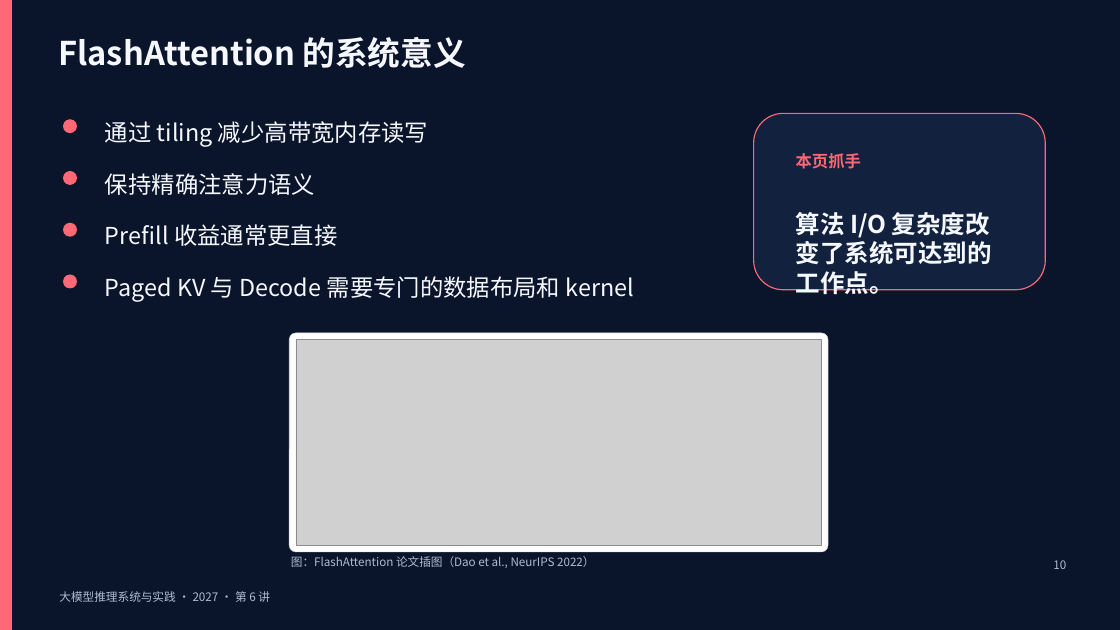
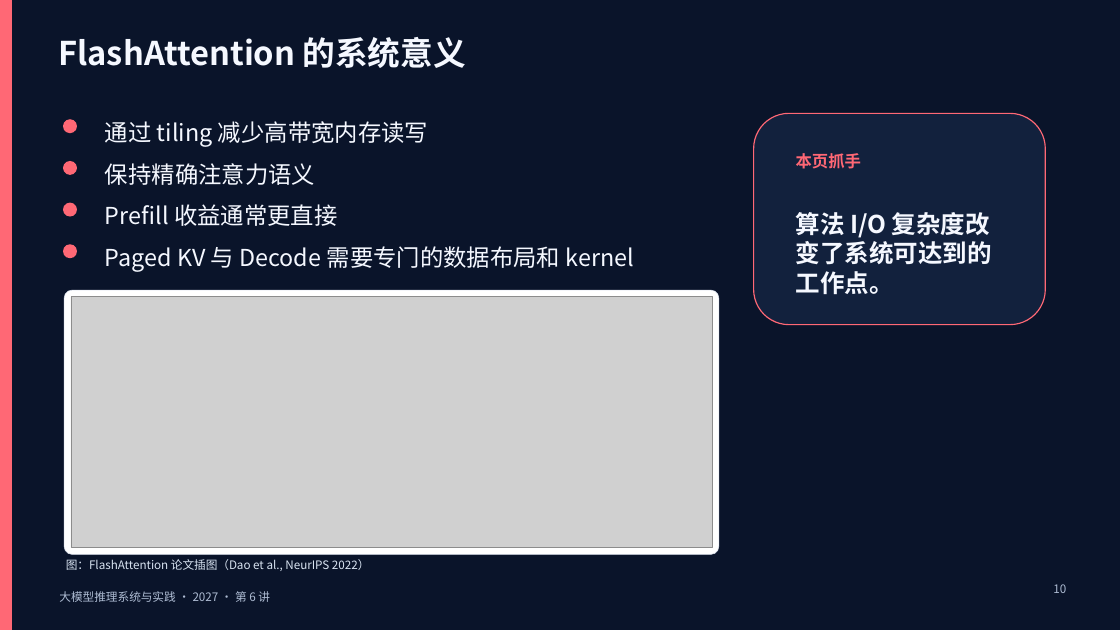
Before and after one commit to vLLM-HUST/intro-to-llm-inference-engines, a slide deck: slide 10 of build/slides/2027/lectures-8-pptx/第06讲_执行优化与异构平台适配.pptx. Drawn at 1120x630 pixels with LibreOffice and Linux fonts; fonts in the diff are those of the drawing; grey boxes stand for pictures. Boxes give left, top, right and bottom in pixels: in the first picture for what was removed or moved away, otherwise in the second. Text is boxed around its words. In the diff, an @@ line names an element or a change of style, - is before the commit and + after.

```diff
--- a/build/slides/2027/lectures-8-pptx/第06讲_执行优化与异构平台适配.pptx
+++ b/build/slides/2027/lectures-8-pptx/第06讲_执行优化与异构平台适配.pptx
@@ rounded rectangle: place and size @@
-rounded rectangle at [754, 113, 1045, 290]
+rounded rectangle at [754, 113, 1045, 325]
@@ ellipse: place and size @@
-ellipse at [63, 171, 77, 186]
+ellipse at [63, 161, 77, 176]
@@ text "保持精确注意力语义": place and size @@
-text "保持精确注意力语义" at [105, 173, 315, 195]
+text "保持精确注意力语义" at [105, 163, 315, 185]
@@ ellipse: place and size @@
-ellipse at [63, 223, 77, 237]
+ellipse at [63, 202, 77, 217]
@@ text "Prefill 收益通常更直接": place and size @@
-text "Prefill 收益通常更直接" at [105, 224, 338, 246]
+text "Prefill 收益通常更直接" at [105, 204, 338, 226]
@@ text "Paged KV 与 Decode 需要专门的数据布局和 ...": place and size @@
-text "Paged KV 与 Decode 需要专门的数据布局和 ..." at [105, 276, 634, 302]
+text "Paged KV 与 Decode 需要专门的数据布局和 ..." at [105, 246, 634, 272]
@@ ellipse: place and size @@
-ellipse at [63, 275, 77, 289]
+ellipse at [63, 245, 77, 259]
@@ rounded rectangle: place and size @@
-rounded rectangle at [289, 333, 828, 552]
+rounded rectangle at [64, 290, 718, 555]
@@ picture: place and size @@
-picture at [296, 339, 821, 545]
+picture at [71, 297, 712, 548]
@@ text "图：FlashAttention 论文插图（Dao et al., NeurIPS ...": place and size @@
-text "图：FlashAttention 论文插图（Dao et al., NeurIPS ..." at [291, 556, 594, 568]
+text "图：FlashAttention 论文插图（Dao et al., NeurIPS ..." at [66, 559, 369, 571]
@@ text "图：FlashAttention 论文插图（Dao et al., NeurIPS ..." at [66, 559, 369, 571]: text colour #AEBCD3 to #D8E3F1 @@
@@ rectangle: place and size @@
-rectangle at [1017, 555, 1075, 585]
+rectangle at [1017, 579, 1075, 609]
@@ text "10": place and size @@
-text "10" at [1053, 560, 1066, 569]
+text "10" at [1053, 584, 1066, 593]
```
Also in this commit, not shown: 4 other slides changed, 5 other files.
